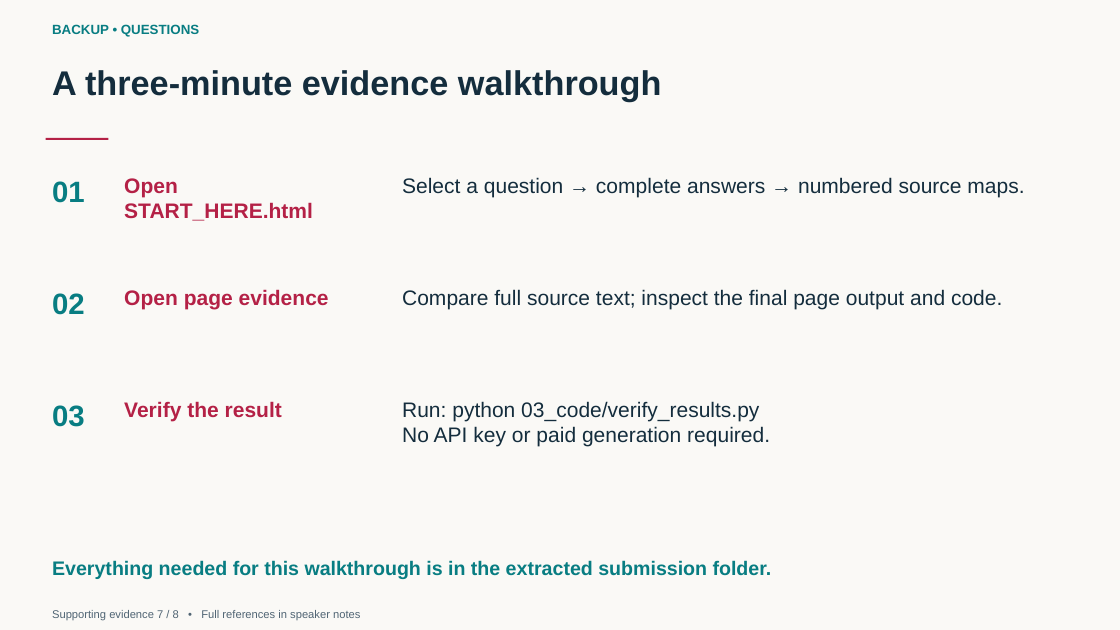
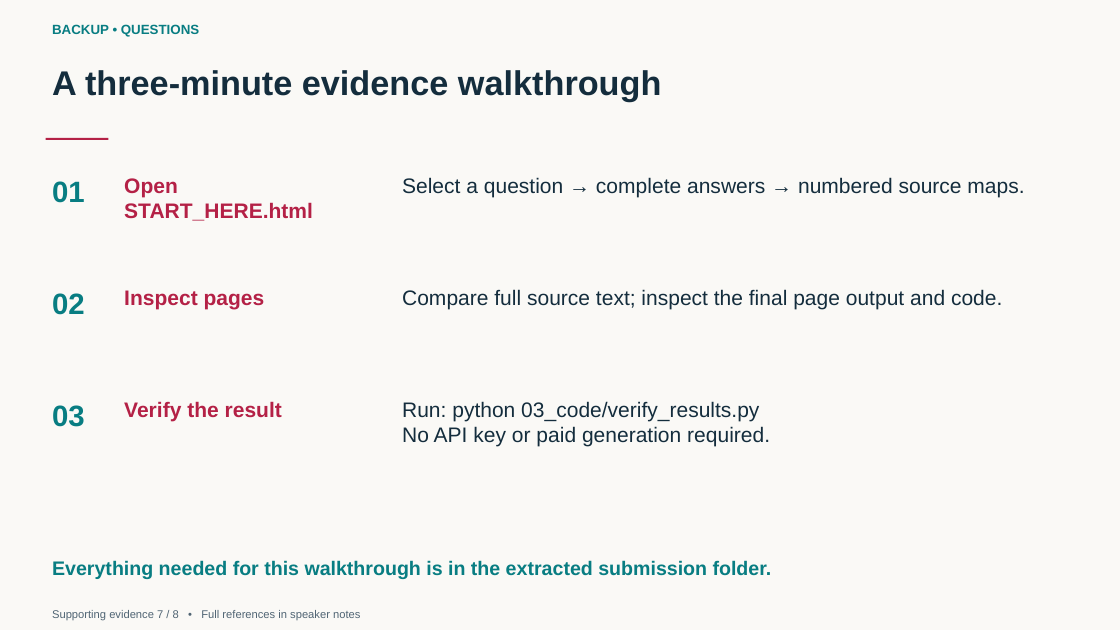
Before and after one commit to muhammadmubbashar/GEO--Generative-Engine-Optimisation, a slide deck: slide 25 of presentation/GEO_Semester_2_Final_Presentation.pptx. Drawn at 1120x630 pixels with LibreOffice and Linux fonts; fonts in the diff are those of the drawing. Boxes give left, top, right and bottom in pixels: in the first picture for what was removed or moved away, otherwise in the second. Text is boxed around its words. In the diff, an @@ line names an element or a change of style, - is before the commit and + after.

```diff
--- a/presentation/GEO_Semester_2_Final_Presentation.pptx
+++ b/presentation/GEO_Semester_2_Final_Presentation.pptx
@@ text at [124, 290, 265, 310]: text changed @@
-Open page evidence
+Inspect pages
```
Also in this commit, not shown: 2 other slides changed, 17 slides added, 17 slides removed, 14 other files.
